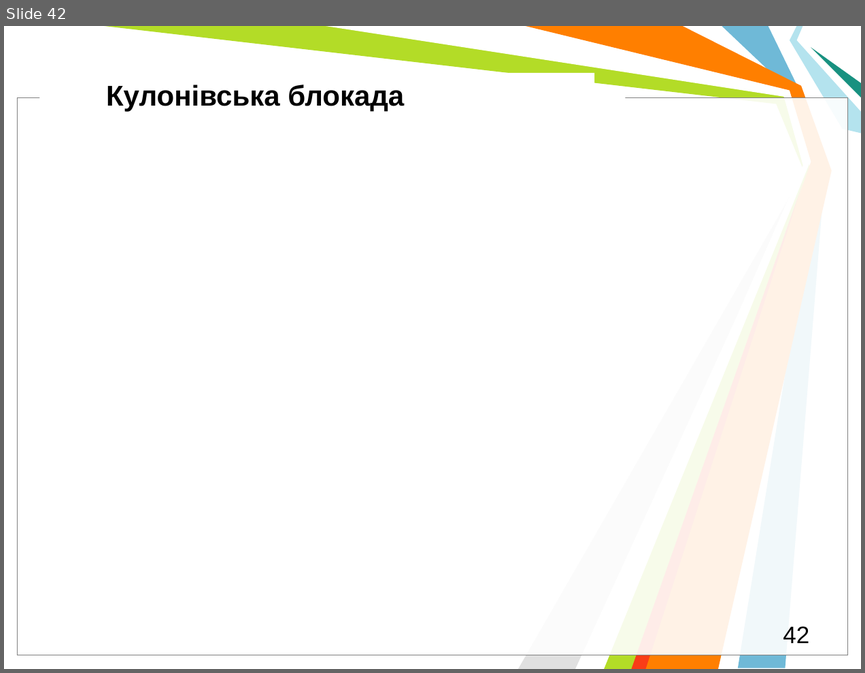
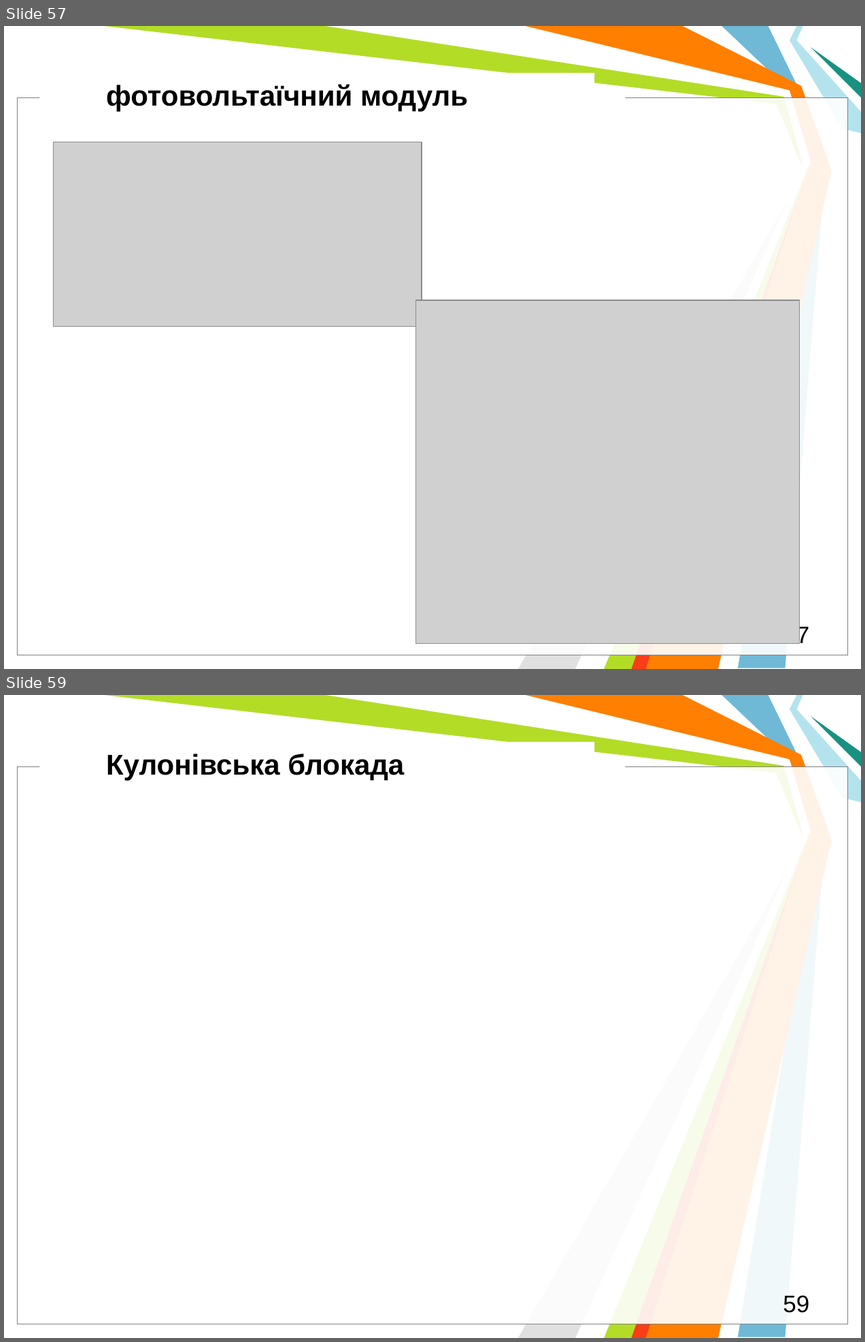
Before and after one commit to l432/NMK, a slide deck: Lecture/DAAD/DAAD_Models.pptm. Shown one above the other, each under a label of ours: slide 42 before the commit, slides 57 and 59 after it; the slides between them are not shown. The pictures are 865x673 and 865x1342 pixels, drawn with LibreOffice and Linux fonts; fonts in the diff are those of the drawing; grey boxes stand for pictures; background and template pictures are left out. Boxes give left, top, right and bottom in pixels: in the first picture for what was removed or moved away, otherwise in the second. Text is boxed around its words. In the diff, an @@ line names an element or a change of style, - is before the commit and + after.

```diff
--- a/Lecture/DAAD/DAAD_Models.pptm
+++ b/Lecture/DAAD/DAAD_Models.pptm
@@ slide 57 added at (4,26,861,669), background #FFFFFF; not listed: 11 template elements that a slide beside it also shows @@
@@ text added at (106,84,468,111), 24 pt, text #000000, bold @@
+фотовольтаїчний модуль
@@ picture added at (54,142,422,326) @@
@@ picture added at (416,300,800,643) @@
@@ page number added at (783,623,809,647), 20 pt, text #000000 @@
+57
@@ what was slide 42 is now slide 59 @@
@@ page number at (783,1295,809,1312): text changed @@
-42
+59
```
Also in this commit, not shown: 2 slides changed, 19 other slides added, 3 slides removed, 6 other files.
